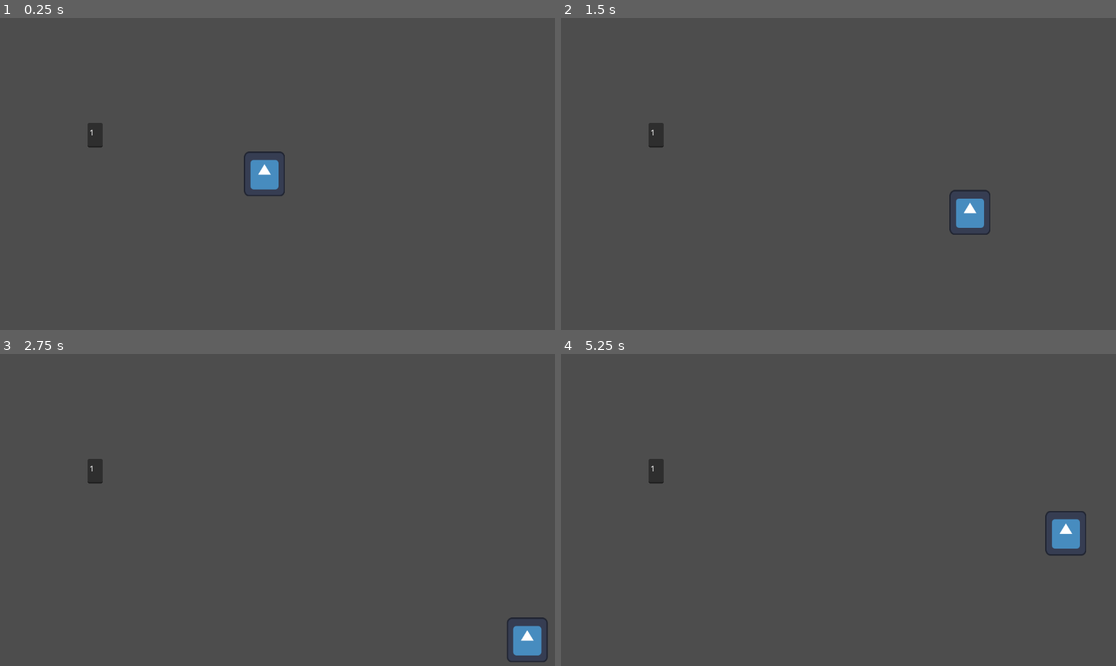
Above: before the commit, frames 1-4 (two rows, left to right).
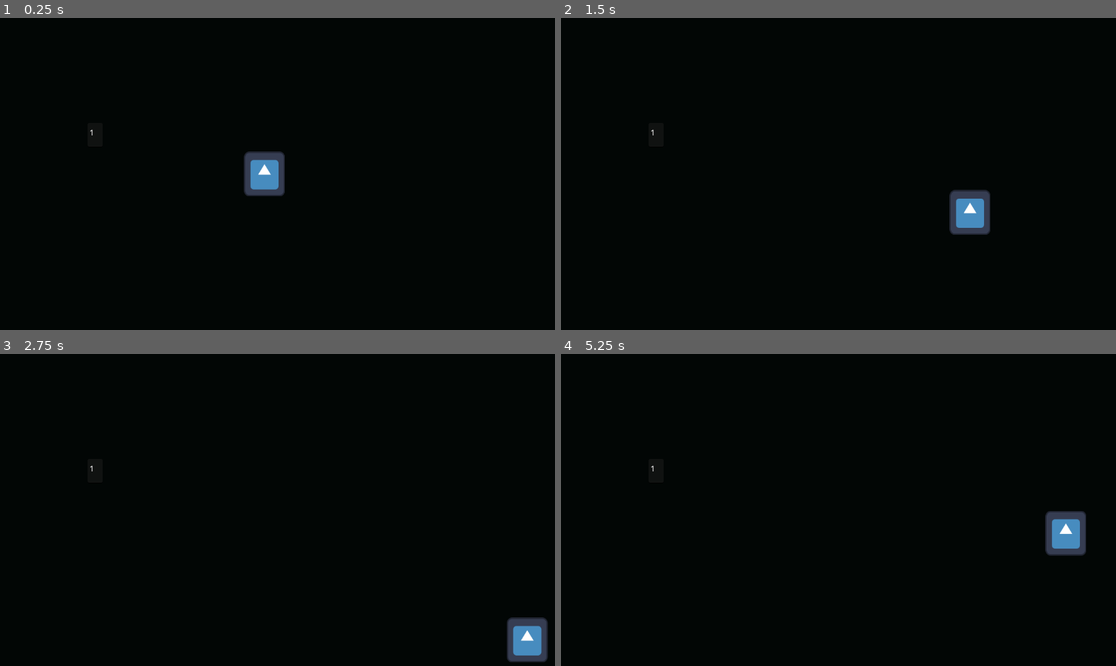
Above: after the commit, the same moments.

Repository: 22ncave/8DIT-Game-Project
Game: Godot game, scene res://scenes/rooms/room_1.tscn
Same seed, same stepped clock (60 frames per second), same inputs: the game is played once before the commit and once after it. The engine's default icon, where the game draws it, is replaced by a stand-in: a white triangle on a blue panel in a dark square.
Inputs:
- Up to frame 1 (0.25 s): no input
- Up to frame 2 (1.5 s): tap Enter at 0.5 s; hold D (right) 0.53-1.28 s; hold S (down) from 1.28 s (still down)
- Up to frame 3 (2.75 s): release S (down) at 2.03 s; hold D (right) from 2.03 s (still down)
- Up to frame 4 (5.25 s): release D (right) at 2.78 s; hold W (up) 2.78-3.53 s; hold A (left) 3.53-5.03 s; tap Space at 4.25 s; tap Enter at 5 s; hold S (down) from 5.03 s (still down)

The runs differ from the first frame. In frame 1, 99% of the frame differs, in the area x 0-100%, y 0-100%; in frame 2, 99%; in frame 3, 99%; in frame 4, 99%.

Commit message:
added a few lines to unstuck monster
I added a few lines of code to stop it from constantly teleporting the monster to the same place so now it can chase the player again.

Diff:
--- a/the-observer/project.godot
+++ b/the-observer/project.godot
@@ -53,3 +53,4 @@
 [rendering]
 
 rendering_device/driver.windows="d3d12"
+environment/defaults/default_clear_color=Color(0.008724365, 0.023076477, 0.018134741, 1)
--- a/the-observer/scenes/monster.tscn
+++ b/the-observer/scenes/monster.tscn
@@ -1,10 +1,10 @@
 [gd_scene format=3 uid="uid://dyesxlc85kkd3"]
 
 [ext_resource type="Script" uid="uid://cx1qbx2jph1ti" path="res://scripts/monster.gd" id="1_1cbnp"]
-[ext_resource type="Texture2D" uid="uid://b84nwegnytgwg" path="res://icon.svg" id="1_uwnm8"]
+[ext_resource type="Texture2D" uid="uid://btyg32qdofjvr" path="res://Sprites/shoebill_temp.png" id="2_1cbnp"]
 
 [sub_resource type="RectangleShape2D" id="RectangleShape2D_1cbnp"]
-size = Vector2(128, 129)
+size = Vector2(90, 118)
 
 [sub_resource type="CircleShape2D" id="CircleShape2D_1cbnp"]
 radius = 201.0398
@@ -14,13 +14,15 @@
 script = ExtResource("1_1cbnp")
 
 [node name="Sprite2D" type="Sprite2D" parent="." unique_id=361161733]
-texture = ExtResource("1_uwnm8")
+position = Vector2(0.5000019, 1.9999981)
+scale = Vector2(3.96875, 4.0625)
+texture = ExtResource("2_1cbnp")
 
 [node name="NavigationAgent2D" type="NavigationAgent2D" parent="." unique_id=389463217]
 avoidance_enabled = true
 
 [node name="CollisionShape2D" type="CollisionShape2D" parent="." unique_id=286751661]
-position = Vector2(0, 1.5)
+position = Vector2(0, 2)
 shape = SubResource("RectangleShape2D_1cbnp")
 
 [node name="Area2D" type="Area2D" parent="." unique_id=1414277429]
--- a/the-observer/scripts/globals.gd
+++ b/the-observer/scripts/globals.gd
@@ -15,9 +15,9 @@
 		door_y = 0
 	elif tag == "s":
 		door_x = 576
-		door_y = 650
+		door_y = 648
 	elif tag == "w":
-		door_x = 0
+		door_x = 50
 		door_y = 332
 	elif tag == "e":
 		door_x = 1150
@@ -120,6 +120,7 @@
 	get_tree().call_deferred("change_scene_to_packed",room_1)
 	monster_working = false
 	monster_agro = 0
+	player_room = 1
 
 func trigger_player_spawn(position: Vector2, direction: String):
 	on_trigger_player_spawn.emit(position, direction)
--- a/the-observer/scripts/level.gd
+++ b/the-observer/scripts/level.gd
@@ -1,11 +1,15 @@
 extends Node2D
+
+var spawn = true
 
 func _physics_process(delta: float) -> void:
 
 	if Globals.monster_working == true:
 		$monster.visible = true
 		$monster.process_mode = Node.PROCESS_MODE_INHERIT
-		$monster.global_position = Vector2(Globals.door_x,Globals.door_y)
+		if spawn == true:
+			$monster.global_position = Vector2(Globals.door_x,Globals.door_y)
+			spawn = false
 # Called when the node enters the scene tree for the first time.
 func _ready() -> void:
 	$monster.visible = false
--- a/the-observer/scripts/monster.gd
+++ b/the-observer/scripts/monster.gd
@@ -7,6 +7,7 @@
 @export var entity_tag : String
 
 @export var player:CharacterBody2D
+
 
 func _physics_process(delta: float) -> void:
 
Binary file added: the-observer/Sprites/shoebill_temp.png
Not shown, added: the-observer/Sprites/shoebill_temp.png.import
